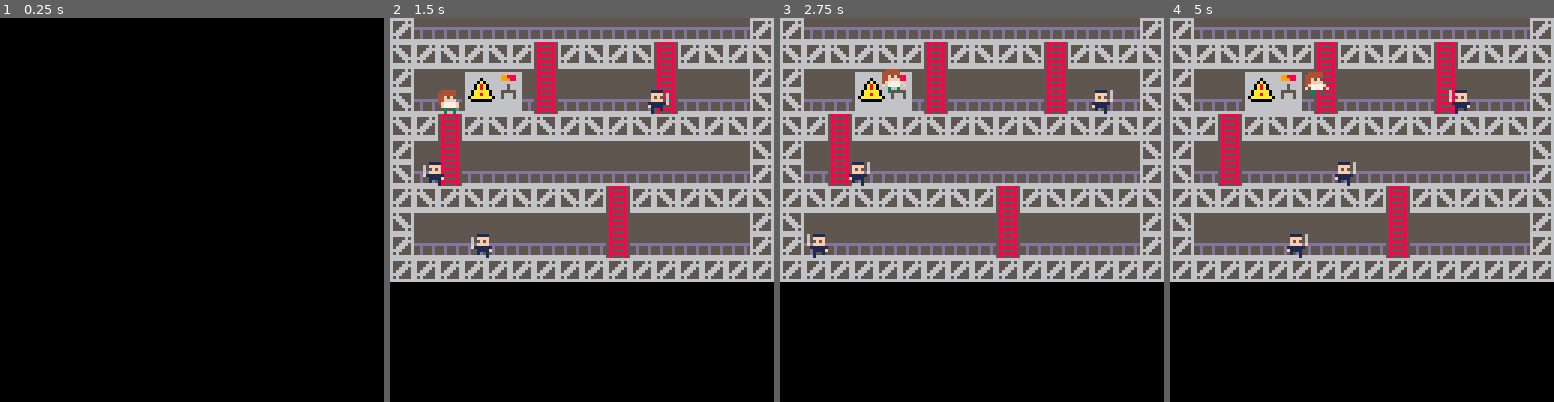
Above: before the commit, frames 1-4 (left to right).
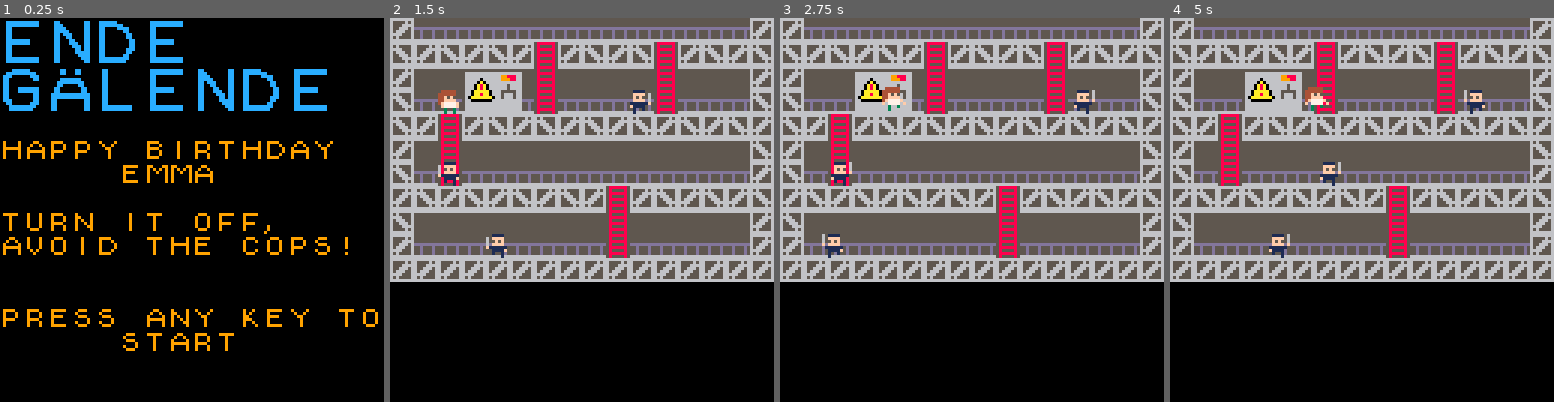
Above: after the commit, the same moments.

Repository: murilopolese/endegelande
Game: PICO-8 cartridge eg.p8
Two runs of this game, one before a commit and one after it. Both use one fixed random seed, a clock stepped at 60 frames per second and the inputs below.
Inputs:
- Up to frame 1 (0.25 s): no input
- Up to frame 2 (1.5 s): tap X (X key) at 0.33, 1.07 s; tap O (Z key) at 0.7 s
- Up to frame 3 (2.75 s): hold Right 1.6-2.1 s; tap O (Z key) at 1.7, 2.1, 2.5 s; tap X (X key) at 1.85 s; hold Up 2.15-2.42 s; hold Right from 2.47 s (still down)
- Up to frame 4 (5 s): tap O (Z key) every 0.4 s from 2.9 to 4.9 s; tap X (X key) at 2.97, 4.08 s; release Right at 3.03 s; hold Left 3.08-3.58 s; hold Down 3.63-3.97 s; hold Right 4.02-4.68 s; hold Up from 4.73 s (still down)

The runs differ from the first frame. In frame 1, 9.7% of the frame differs, in the area x 0-99%, y 0-87%; in frame 2, 1.1%; in frame 3, 1.6%; in frame 4, 1.5%.

Commit message:
Welcome screen done

Diff:
--- a/eg.p8
+++ b/eg.p8
@@ -17,7 +17,8 @@
 emma = 17
 bg = 5
 
-machine_frame = 0;
+machine_frame = 0
+
 
 function new_character(player_number, sprite, x, y, dx, dy)
 	player = {}
@@ -152,12 +154,37 @@
 		end
 	end
 
-	if not game_over or not welcome then
-		move_player(p1)
-		foreach(cops, move_cop)
-		foreach(cops, check_bust_p1)
-	end
-end
+	if not game_over then
+		if not welcome then
+			move_player(p1)
+			foreach(cops, move_cop)
+			foreach(cops, check_bust_p1)
+			--check_bust_p1(cop1)
+		end
+	end
+
+	if game_over then
+		--game_over screen
+		if btn(0) or btn(1) or btn(2) or btn(3) or btn(4) or btn(5) then
+			reset()
+		end
+	end
+end
+
+function reset()
+	game_over = false
+	welcome = true
+
+	cops = {}
+	character = {}
+	p1 = nil
+	cop1 = nil
+	cop2 = nil
+	cop3 = nil
+	cls()
+
+end
+
 
 function draw_character(character)
 	local vx = (character.x * 8) - 3
@@ -173,16 +200,17 @@
 	end
 end
 
+
 function animate_machine()
 	machine_frame += 0.1
 	machine_frame %= 2
 	if machine_frame > 1 then
 		mset( 4, 2, 7 )
 		mset( 5, 2, 8 )
-	else
-		mset( 4, 2, 9 )
-		mset( 5, 2, 10 )
-	end
+ 	else
+ 		mset( 4, 2, 9 )
+ 		mset( 5, 2, 10 )
+ 	end
 end
 
 function _draw()
@@ -192,7 +220,7 @@
 		foreach(characters, draw_character)
 		animate_machine()
 	else
-		--draw splash screen
+		map(16, 0, 0, 0, 32, 32)
 	end
 end
 
@@ -329,168 +357,168 @@
 
 
 __gff__
-0002000002020000000000000000000000000000000000000000000000000000000202020000000000000000000000000000000000000000000000000000000000000000000000000000000000000000000000000000000000000000000000000000000000000000000000000000000000000000000000000000000000000000
+0002000002020202020202000000000000000000000000000000000000000000000202020000000000000000000000000000000000000000000000000000000000000000000000000000000000000000000000000000000000000000000000000000000000000000000000000000000000000000000000000000000000000000
 0000000000000000000000000000000000000000000000000000000000000000000000000000000000000000000000000000000000000000000000000000000000000000000000000000000000000000000000000000000000000000000000000000000000000000000000000000000000000000000000000000000000000000
 __map__
-0103030303030303030303030303030100000000000000000000000000000000000000000000000000000000000000000000000000000000000000000000000000000000000000000000000000000000000000000000000000000000000000000000000000000000000000000000000000000000000000000000000000000000
-0501050105010201050105020105010500000000000000000000000000000000000000000000000000000000000000000000000000000000000000000000000000000000000000000000000000000000000000000000000000000000000000000000000000000000000000000000000000000000000000000000000000000000
-0104040607080204040404020404040100000000000000000000000000000000000000000000000000000000000000000000000000000000000000000000000000000000000000000000000000000000000000000000000000000000000000000000000000000000000000000000000000000000000000000000000000000000
-0503031617180203030303020303030500000000000000000000000000000000000000000000000000000000000000000000000000000000000000000000000000000000000000000000000000000000000000000000000000000000000000000000000000000000000000000000000000000000000000000000000000000000
+0103030303030303030303030303030140414243444540410000000000000000000000000000000000000000000000000000000000000000000000000000000000000000000000000000000000000000000000000000000000000000000000000000000000000000000000000000000000000000000000000000000000000000
+0501050105010201050105020105010550515253545550510000000000000000000000000000000000000000000000000000000000000000000000000000000000000000000000000000000000000000000000000000000000000000000000000000000000000000000000000000000000000000000000000000000000000000
+01040406070802040404040204040401464748494a0040414243444540410000000000000000000000000000000000000000000000000000000000000000000000000000000000000000000000000000000000000000000000000000000000000000000000000000000000000000000000000000000000000000000000000000
+05030316171802030303030203030305565758595a5b50515253545550510000000000000000000000000000000000000000000000000000000000000000000000000000000000000000000000000000000000000000000000000000000000000000000000000000000000000000000000000000000000000000000000000000
 0501020105010501050105010501050100000000000000000000000000000000000000000000000000000000000000000000000000000000000000000000000000000000000000000000000000000000000000000000000000000000000000000000000000000000000000000000000000000000000000000000000000000000
-0104020404040404040404040404040500000000000000000000000000000000000000000000000000000000000000000000000000000000000000000000000000000000000000000000000000000000000000000000000000000000000000000000000000000000000000000000000000000000000000000000000000000000
-0503020303030303030303030303030100000000000000000000000000000000000000000000000000000000000000000000000000000000000000000000000000000000000000000000000000000000000000000000000000000000000000000000000000000000000000000000000000000000000000000000000000000000
+010402040404040404040404040404054c4d4e4e4f005c5d5e5f4c6c4d4f0000000000000000000000000000000000000000000000000000000000000000000000000000000000000000000000000000000000000000000000000000000000000000000000000000000000000000000000000000000000000000000000000000
+0503020303030303030303030303030100000069696d6e6e4d00000000000000000000000000000000000000000000000000000000000000000000000000000000000000000000000000000000000000000000000000000000000000000000000000000000000000000000000000000000000000000000000000000000000000
 0105010501050105010201050105010500000000000000000000000000000000000000000000000000000000000000000000000000000000000000000000000000000000000000000000000000000000000000000000000000000000000000000000000000000000000000000000000000000000000000000000000000000000
-0504040404040404040204040404040100000000000000000000000000000000000000000000000000000000000000000000000000000000000000000000000000000000000000000000000000000000000000000000000000000000000000000000000000000000000000000000000000000000000000000000000000000000
-0103030303030303030203030303030100000000000000000000000000000000000000000000000000000000000000000000000000000000000000000000000000000000000000000000000000000000000000000000000000000000000000000000000000000000000000000000000000000000000000000000000000000000
+050404040404040404020404040404015f705e71005d5f007273737800000000000000000000000000000000000000000000000000000000000000000000000000000000000000000000000000000000000000000000000000000000000000000000000000000000000000000000000000000000000000000000000000000000
+010303030303030303020303030303014d75725d6c005f4c6d0076724e777400000000000000000000000000000000000000000000000000000000000000000000000000000000000000000000000000000000000000000000000000000000000000000000000000000000000000000000000000000000000000000000000000
 0101010101010101010101010101010100000000000000000000000000000000000000000000000000000000000000000000000000000000000000000000000000000000000000000000000000000000000000000000000000000000000000000000000000000000000000000000000000000000000000000000000000000000
 0000000000000000000000000000000000000000000000000000000000000000000000000000000000000000000000000000000000000000000000000000000000000000000000000000000000000000000000000000000000000000000000000000000000000000000000000000000000000000000000000000000000000000
-0000000000000000000000000000000000000000000000000000000000000000000000000000000000000000000000000000000000000000000000000000000000000000000000000000000000000000000000000000000000000000000000000000000000000000000000000000000000000000000000000000000000000000
-0000000000000000000000000000000000000000000000000000000000000000000000000000000000000000000000000000000000000000000000000000000000000000000000000000000000000000000000000000000000000000000000000000000000000000000000000000000000000000000000000000000000000000
-0000000000000000000000000000000000000000000000000000000000000000000000000000000000000000000000000000000000000000000000000000000000000000000000000000000000000000000000000000000000000000000000000000000000000000000000000000000000000000000000000000000000000000
-0000000000000000000000000000000000000000000000000000000000000000000000000000000000000000000000000000000000000000000000000000000000000000000000000000000000000000000000000000000000000000000000000000000000000000000000000000000000000000000000000000000000000000
-0000000000000000000000000000000000000000000000000000000000000000000000000000000000000000000000000000000000000000000000000000000000000000000000000000000000000000000000000000000000000000000000000000000000000000000000000000000000000000000000000000000000000000
-0000000000000000000000000000000000000000000000000000000000000000000000000000000000000000000000000000000000000000000000000000000000000000000000000000000000000000000000000000000000000000000000000000000000000000000000000000000000000000000000000000000000000000
-0000000000000000000000000000000000000000000000000000000000000000000000000000000000000000000000000000000000000000000000000000000000000000000000000000000000000000000000000000000000000000000000000000000000000000000000000000000000000000000000000000000000000000
-0000000000000000000000000000000000000000000000000000000000000000000000000000000000000000000000000000000000000000000000000000000000000000000000000000000000000000000000000000000000000000000000000000000000000000000000000000000000000000000000000000000000000000
-0000000000000000000000000000000000000000000000000000000000000000000000000000000000000000000000000000000000000000000000000000000000000000000000000000000000000000000000000000000000000000000000000000000000000000000000000000000000000000000000000000000000000000
-0000000000000000000000000000000000000000000000000000000000000000000000000000000000000000000000000000000000000000000000000000000000000000000000000000000000000000000000000000000000000000000000000000000000000000000000000000000000000000000000000000000000000000
-0000000000000000000000000000000000000000000000000000000000000000000000000000000000000000000000000000000000000000000000000000000000000000000000000000000000000000000000000000000000000000000000000000000000000000000000000000000000000000000000000000000000000000
-0000000000000000000000000000000000000000000000000000000000000000000000000000000000000000000000000000000000000000000000000000000000000000000000000000000000000000000000000000000000000000000000000000000000000000000000000000000000000000000000000000000000000000
-0000000000000000000000000000000000000000000000000000000000000000000000000000000000000000000000000000000000000000000000000000000000000000000000000000000000000000000000000000000000000000000000000000000000000000000000000000000000000000000000000000000000000000
-0000000000000000000000000000000000000000000000000000000000000000000000000000000000000000000000000000000000000000000000000000000000000000000000000000000000000000000000000000000000000000000000000000000000000000000000000000000000000000000000000000000000000000
-0000000000000000000000000000000000000000000000000000000000000000000000000000000000000000000000000000000000000000000000000000000000000000000000000000000000000000000000000000000000000000000000000000000000000000000000000000000000000000000000000000000000000000
-0000000000000000000000000000000000000000000000000000000000000000000000000000000000000000000000000000000000000000000000000000000000000000000000000000000000000000000000000000000000000000000000000000000000000000000000000000000000000000000000000000000000000000
-0000000000000000000000000000000000000000000000000000000000000000000000000000000000000000000000000000000000000000000000000000000000000000000000000000000000000000000000000000000000000000000000000000000000000000000000000000000000000000000000000000000000000000
-0000000000000000000000000000000000000000000000000000000000000000000000000000000000000000000000000000000000000000000000000000000000000000000000000000000000000000000000000000000000000000000000000000000000000000000000000000000000000000000000000000000000000000
-0000000000000000000000000000000000000000000000000000000000000000000000000000000000000000000000000000000000000000000000000000000000000000000000000000000000000000000000000000000000000000000000000000000000000000000000000000000000000000000000000000000000000000
-0000000000000000000000000000000000000000000000000000000000000000000000000000000000000000000000000000000000000000000000000000000000000000000000000000000000000000000000000000000000000000000000000000000000000000000000000000000000000000000000000000000000000000
-…(130 lines of a section not shown)…
+000000000000000000000000000000004e5e6d7777004d714f00796d4f695f72000000000000000000000000000000000000000000000000000000000000000000000000000000000000000000000000000000000000000000000000000000000000000000000000000000000000000000000000000000000000000000000000
+000000000000000000000000000000000000000000775f4d5e5f000000000000000000000000000000000000000000000000000000000000000000000000000000000000000000000000000000000000000000000000000000000000000000000000000000000000000000000000000000000000000000000000000000000000
+0000000000000000000000000000000000000000000000000000000000000000000000000000000000000000000000000000000000000000000000000000000000000000000000000000000000000000000000000000000000000000000000000000000000000000000000000000000000000000000000000000000000000000
+0000000000000000000000000000000000000000000000000000000000000000000000000000000000000000000000000000000000000000000000000000000000000000000000000000000000000000000000000000000000000000000000000000000000000000000000000000000000000000000000000000000000000000
+0000000000000000000000000000000000000000000000000000000000000000000000000000000000000000000000000000000000000000000000000000000000000000000000000000000000000000000000000000000000000000000000000000000000000000000000000000000000000000000000000000000000000000
+0000000000000000000000000000000000000000000000000000000000000000000000000000000000000000000000000000000000000000000000000000000000000000000000000000000000000000000000000000000000000000000000000000000000000000000000000000000000000000000000000000000000000000
+0000000000000000000000000000000000000000000000000000000000000000000000000000000000000000000000000000000000000000000000000000000000000000000000000000000000000000000000000000000000000000000000000000000000000000000000000000000000000000000000000000000000000000
+0000000000000000000000000000000000000000000000000000000000000000000000000000000000000000000000000000000000000000000000000000000000000000000000000000000000000000000000000000000000000000000000000000000000000000000000000000000000000000000000000000000000000000
+0000000000000000000000000000000000000000000000000000000000000000000000000000000000000000000000000000000000000000000000000000000000000000000000000000000000000000000000000000000000000000000000000000000000000000000000000000000000000000000000000000000000000000
+0000000000000000000000000000000000000000000000000000000000000000000000000000000000000000000000000000000000000000000000000000000000000000000000000000000000000000000000000000000000000000000000000000000000000000000000000000000000000000000000000000000000000000
+0000000000000000000000000000000000000000000000000000000000000000000000000000000000000000000000000000000000000000000000000000000000000000000000000000000000000000000000000000000000000000000000000000000000000000000000000000000000000000000000000000000000000000
+0000000000000000000000000000000000000000000000000000000000000000000000000000000000000000000000000000000000000000000000000000000000000000000000000000000000000000000000000000000000000000000000000000000000000000000000000000000000000000000000000000000000000000
+0000000000000000000000000000000000000000000000000000000000000000000000000000000000000000000000000000000000000000000000000000000000000000000000000000000000000000000000000000000000000000000000000000000000000000000000000000000000000000000000000000000000000000
+0000000000000000000000000000000000000000000000000000000000000000000000000000000000000000000000000000000000000000000000000000000000000000000000000000000000000000000000000000000000000000000000000000000000000000000000000000000000000000000000000000000000000000
+0000000000000000000000000000000000000000000000000000000000000000000000000000000000000000000000000000000000000000000000000000000000000000000000000000000000000000000000000000000000000000000000000000000000000000000000000000000000000000000000000000000000000000
+0000000000000000000000000000000000000000000000000000000000000000000000000000000000000000000000000000000000000000000000000000000000000000000000000000000000000000000000000000000000000000000000000000000000000000000000000000000000000000000000000000000000000000
+0000000000000000000000000000000000000000000000000000000000000000000000000000000000000000000000000000000000000000000000000000000000000000000000000000000000000000000000000000000000000000000000000000000000000000000000000000000000000000000000000000000000000000
+0000000000000000000000000000000000000000000000000000000000000000000000000000000000000000000000000000000000000000000000000000000000000000000000000000000000000000000000000000000000000000000000000000000000000000000000000000000000000000000000000000000000000000
+0000000000000000000000000000000000000000000000000000000000000000000000000000000000000000000000000000000000000000000000000000000000000000000000000000000000000000000000000000000000000000000000000000000000000000000000000000000000000000000000000000000000000000
+0000000000000000000000000000000000000000000000000000000000000000000000000000000000000000000000000000000000000000000000000000000000000000000000000000000000000000000000000000000000000000000000000000000000000000000000000000000000000000000000000000000000000000
+…(130 lines of a section not shown)…
Not shown, changed: 27 lines of the sprite sheet (__gfx__) section of eg.p8
